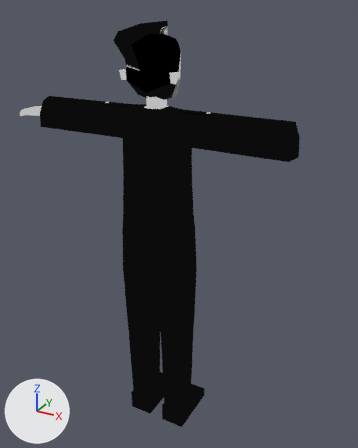
Renders of the glTF model assets/models/dariel_augustus/modelodarielaugustus.gltf from each side of a commit.
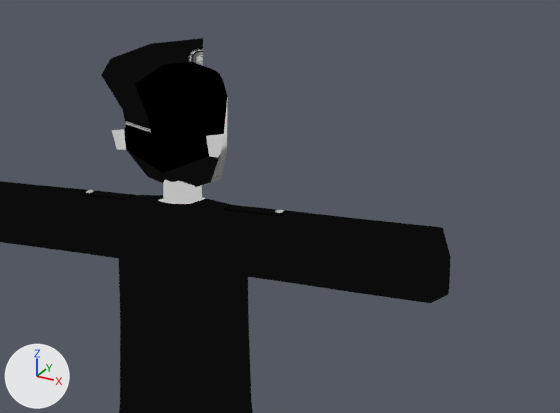
Each version appears first whole from a 50 mm lens placed at (2.17, -3.55, 4.17), pointed at (0.11, 0.19, 2.3), and next in a close-up on the part from 17% to 100% of the width and 0% to 49% of the height. The lights are fixed; the arrows at lower left show +X, +Y and +Z. Where no turn or scale is listed for an object, it has been applied to the vertices. Vertices at the same position are counted once.

Objects in the first close-up: 'Blusa', 'Cabeça', 'Chapeu', 'Pescoço'.
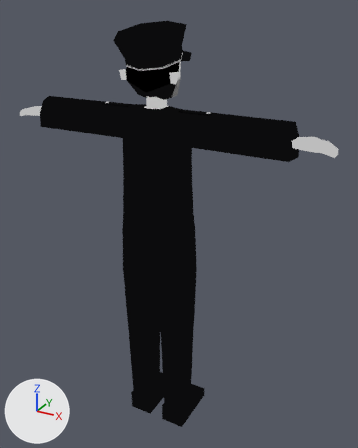
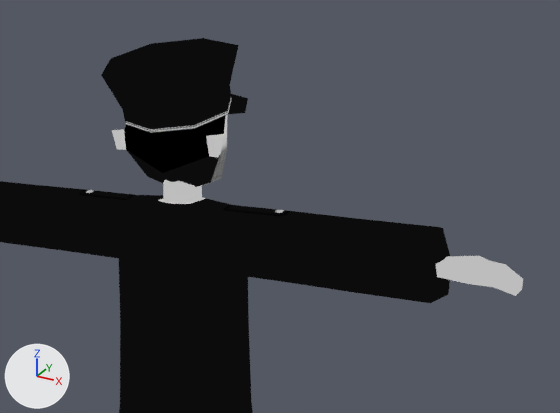
The change, as a list of edits to the scene's bpy script:
```text
Change me_cube_010:
    where me_cube_010.from_pydata(...)  # 24 vertices, 44 faces; spans x -1.693..-1.375, y -0.094..0.117, z -0.056..0.037
    used by ob_mão_esquerda; location = (0.197, -0.009, 3.254)
    me_cube_010 part 1: the loose piece of 24 vertices spanning x -1.693..-1.375, y -0.094..0.117, z -0.056..0.037 is copied, and the copy is mirrored in x about its middle, then moved by (2.675, 0.0, 0.0); it spans x 0.982..1.299, y -0.094..0.117, z -0.056..0.037
Change me_cylinder:
    used by ob_chapeu; location = (0.0, -0.035, 3.861)
    remove me_cylinder.from_pydata(...)  # 23 vertices, 31 faces; spans x -0.299..0.0, y -0.304..0.398, z -0.144..0.204
    add me_cylinder.from_pydata(...)  # 37 vertices, 62 faces; spans x -0.299..0.299, y -0.304..0.398, z -0.144..0.204
    me_cylinder part 2
    14 vertices are added at x 0.168..0.299, y -0.226..0.333, z -0.125..0.182
    31 new faces join them
```

Boxes [x1, y1, x2, y2] around the edits, measured in the close-ups (560 x 413 px):
'Chapeu', reshaped
    before: [101, 38, 203, 133]
    after: [101, 38, 248, 133]
'Mão Esquerda', reshaped (not visible before)
    after: [436, 256, 523, 296]
part 2 of me_cylinder, added (black)
    after: [135, 38, 248, 133]
